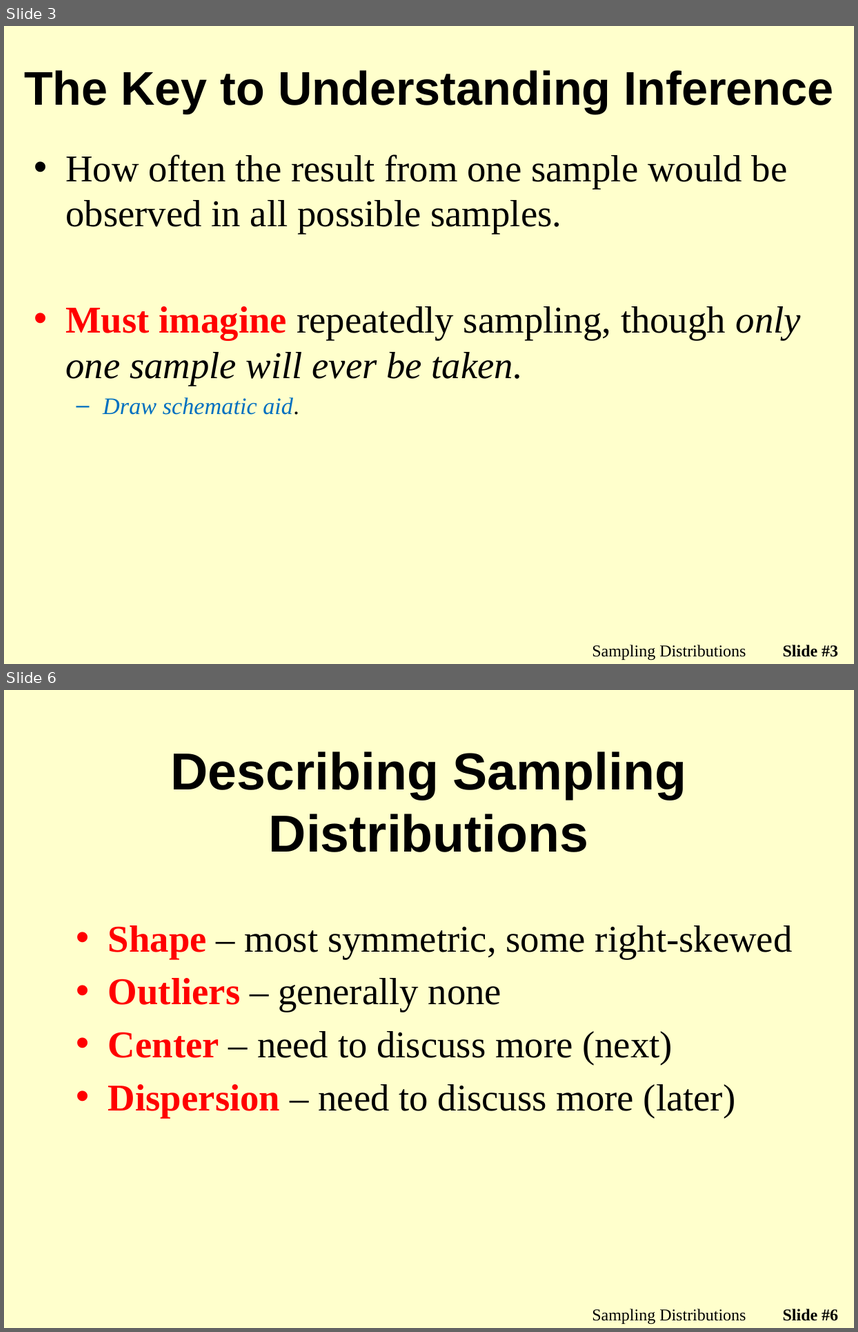
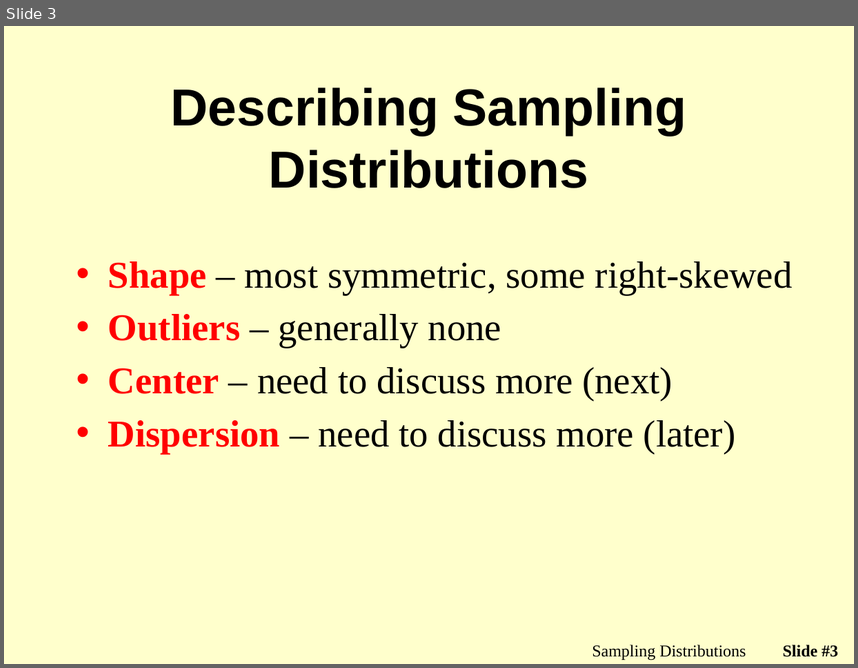
Before and after one commit to droglenc/NCMTH107, a slide deck: modules/Sampling_Distributions/PPT.pptx. Shown one above the other, each under a label of ours: slides 3 and 6 before the commit, slide 3 after it; the slides between them are not shown. The pictures are 858x1332 and 858x668 pixels, drawn with LibreOffice and Linux fonts; fonts in the diff are those of the drawing; background and template pictures are left out. Boxes give left, top, right and bottom in pixels: in the first picture for what was removed or moved away, otherwise in the second. Text is boxed around its words. In the diff, an @@ line names an element or a change of style, - is before the commit and + after.

Commit message:
Updated sampling distrib module

```diff
--- a/modules/Sampling_Distributions/PPT.pptx
+++ b/modules/Sampling_Distributions/PPT.pptx
@@ slide 3 removed at (4,26,854,664), background picture (left out) @@
@@ title removed at (24,70,834,114) @@
-The Key to Understanding Inference
@@ text removed at (65,154,801,414) @@
-• How often the result from one sample would be observed in all possible samples.
-• Must imagine repeatedly sampling, though only one sample will ever be taken.
-  – Draw schematic aid.
@@ text removed at (592,644,746,659) @@
-Sampling Distributions
@@ page number removed at (783,644,838,657) @@
-Slide #3
@@ what was slide 6 is now slide 3 @@
@@ page number at (783,644,838,657): text changed @@
-Slide #6
+Slide #3
```
Also in this commit, not shown: 4 slides changed, 1 slide added, 13 other slides removed, 4 other files.
